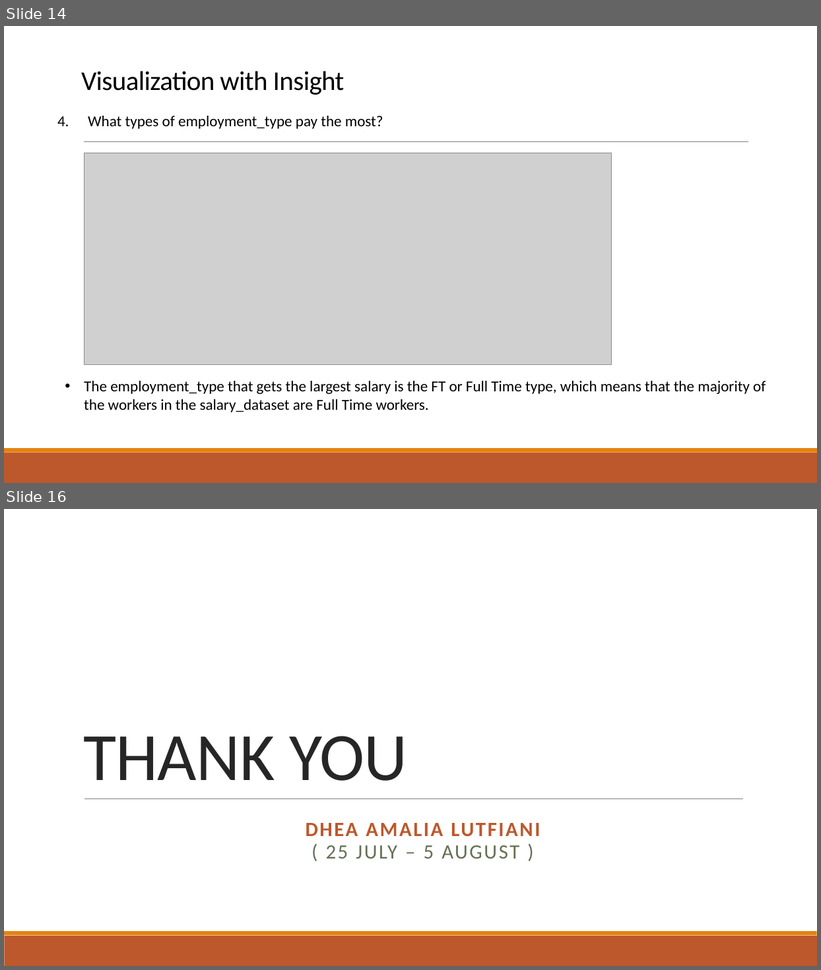
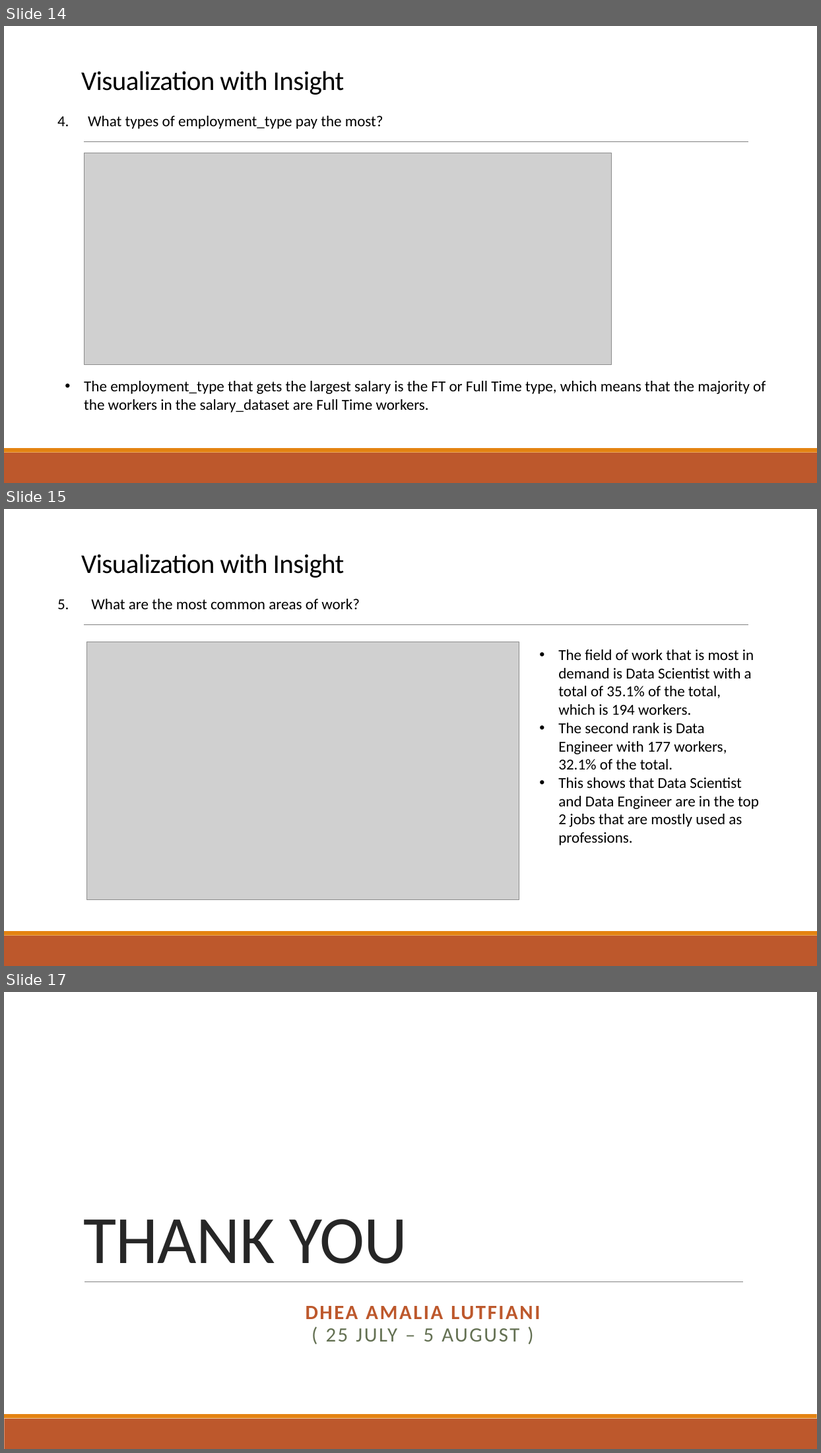
Before and after one commit to damalialutfiani/Salary-Dataset-Project, a slide deck: ASSIGNMENT4.pptx. Shown one above the other, each under a label of ours: slides 14 and 16 before the commit, slides 14, 15 and 17 after it; the slides between them are not shown. The pictures are 821x970 and 821x1453 pixels, drawn with LibreOffice and Linux fonts; fonts in the diff are those of the drawing; grey boxes stand for pictures. Boxes give left, top, right and bottom in pixels: in the first picture for what was removed or moved away, otherwise in the second. Text is boxed around its words. In the diff, an @@ line names an element or a change of style, - is before the commit and + after.

```diff
--- a/ASSIGNMENT4.pptx
+++ b/ASSIGNMENT4.pptx
@@ slide 15 added at (4, 509, 817, 966), background #FFFFFF; not listed: 3 template elements that a slide beside it also shows @@
@@ title added at (81, 554, 345, 578), 32 pt, text #000000 @@
+Visualization with Insight
@@ text added at (57, 599, 360, 609), 18 pt, text #000000 @@
+5. What are the most common areas of work?
@@ picture added at (87, 642, 519, 900) @@
@@ text added at (558, 650, 759, 846), 18 pt, text #000000 @@
+• The field of work that is most in demand is Data Scientist with a total of 35.1% of the total, which is 194 workers.
+• The second rank is Data Engineer with 177 workers, 32.1% of the total.
+• This shows that Data Scientist and Data Engineer are in the top 2 jobs that are mostly used as professions.
@@ what was slide 16 is now slide 17 @@
```
Also in this commit, not shown: 2 slides changed.
